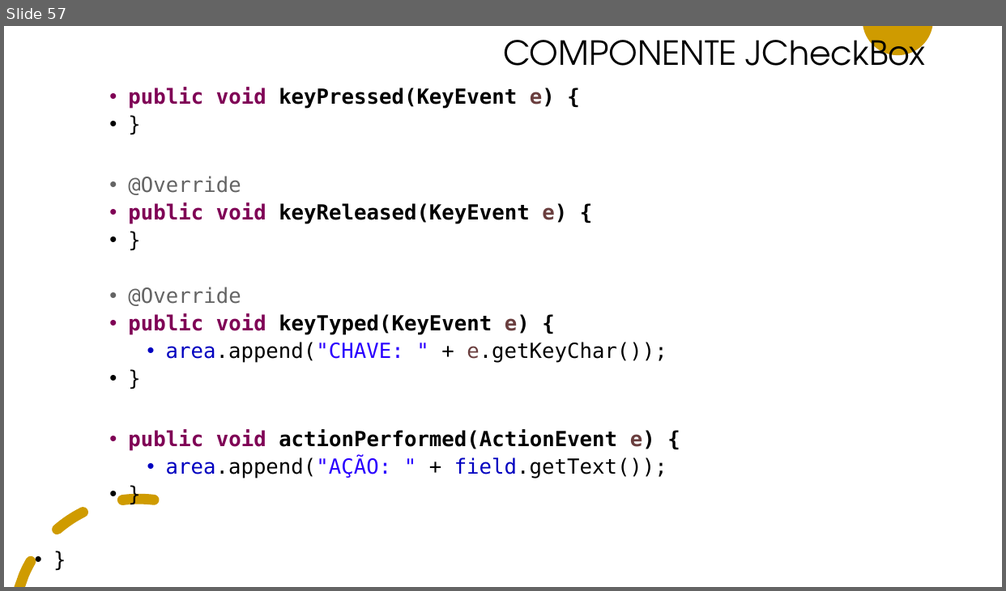
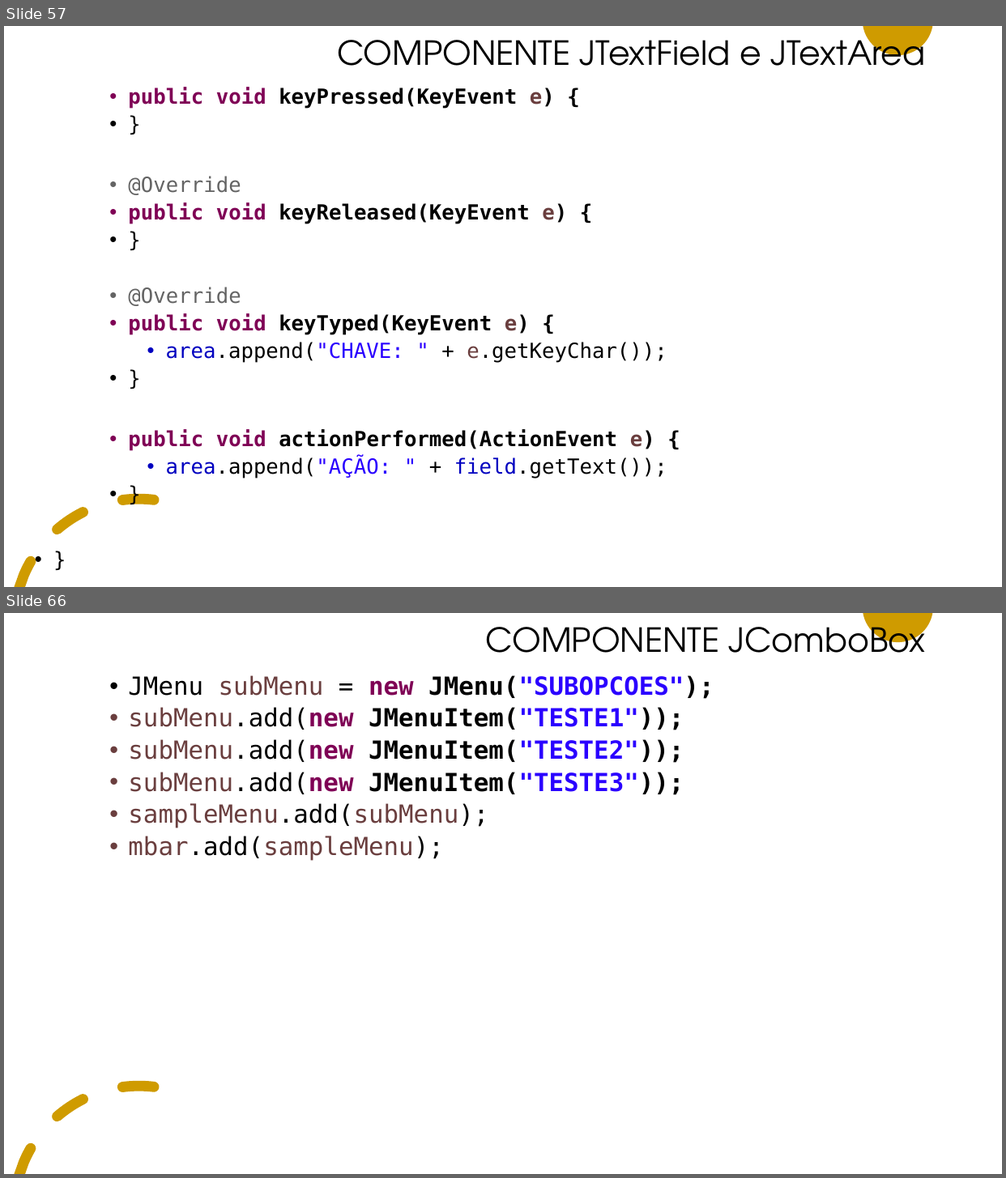
Before and after one commit to adilsonlopesoracle/ProgramacaoAvancada_Olinda, a slide deck: PROGRAMACAO_AVANCADA.pptx. Shown one above the other, each under a label of ours: slide 57 before the commit, slides 57 and 66 after it; the slides between them are not shown. The pictures are 1006x591 and 1006x1178 pixels, drawn with LibreOffice and Linux fonts; fonts in the diff are those of the drawing. Boxes give left, top, right and bottom in pixels: in the first picture for what was removed or moved away, otherwise in the second. Text is boxed around its words. In the diff, an @@ line names an element or a change of style, - is before the commit and + after.

```diff
--- a/PROGRAMACAO_AVANCADA.pptx
+++ b/PROGRAMACAO_AVANCADA.pptx
@@ slide 66 added at (x1=4, y1=613, x2=1002, y2=1174), background #FFFFFF; not listed: 2 template elements that a slide beside it also shows @@
@@ title added at (x1=486, y1=618, x2=926, y2=653), 32 pt, text #000000 @@
+COMPONENTE JComboBox
@@ text added at (x1=128, y1=675, x2=714, y2=861), 24 pt, text #000000 @@
+    • JMenu subMenu = new JMenu("SUBOPCOES");
+    • subMenu.add(new JMenuItem("TESTE1"));
+    • subMenu.add(new JMenuItem("TESTE2"));
+    • subMenu.add(new JMenuItem("TESTE3"));
+    • sampleMenu.add(subMenu);
+    • mbar.add(sampleMenu);
@@ slide 57 changed as well @@
@@ title at (x1=337, y1=31, x2=925, y2=66): text changed @@
-COMPONENTE JCheckBox
+COMPONENTE JTextField e JTextArea
```
Also in this commit, not shown: 3 other slides changed, 41 other slides added, 2 slides removed.
